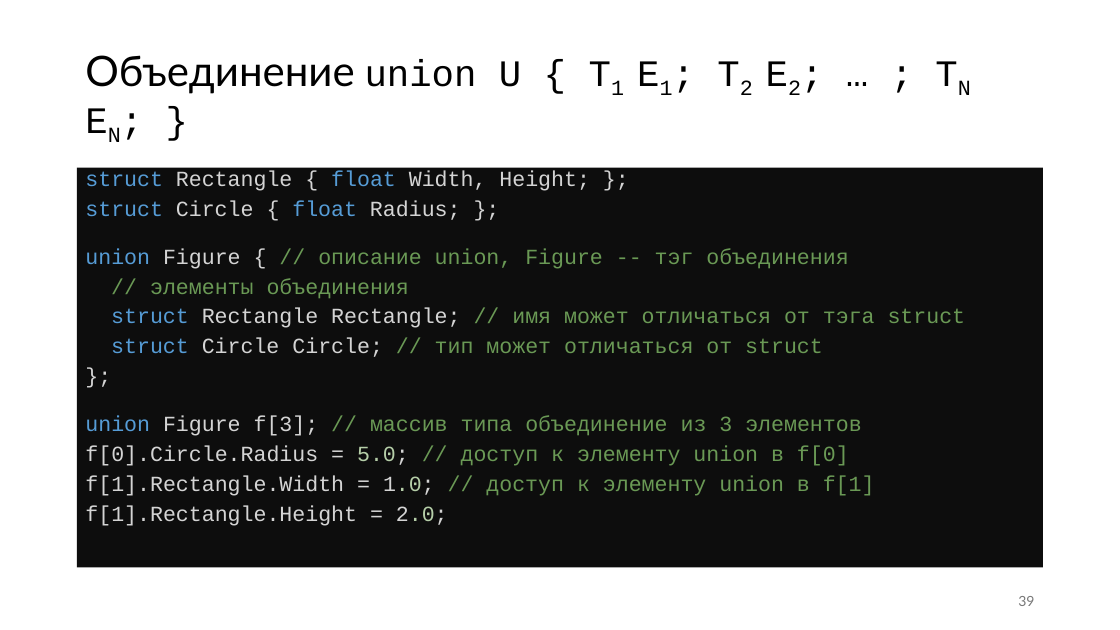
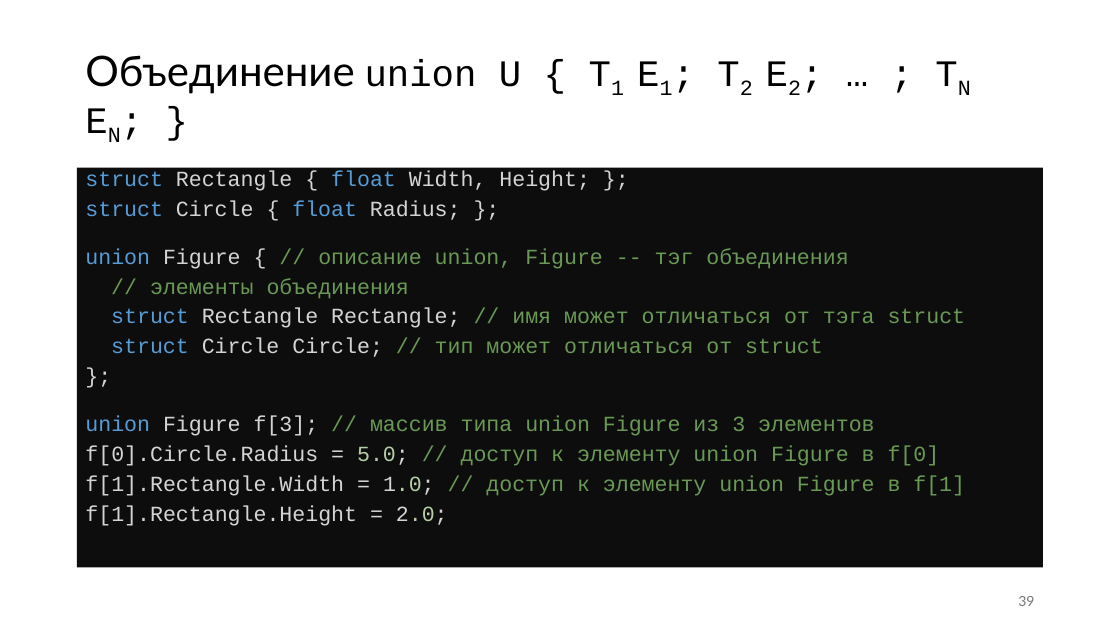
Before and after one commit to Evgueni-Petrov-aka-espetrov/Algorithms-and-Programming-in-C-pptx, a slide deck: slide 39 of 001 Типы языка Си.pptx. Drawn at 1120x630 pixels with LibreOffice and Linux fonts; fonts in the diff are those of the drawing. Boxes give left, top, right and bottom in pixels: in the first picture for what was removed or moved away, otherwise in the second. Text is boxed around its words. In the diff, an @@ line names an element or a change of style, - is before the commit and + after.

```diff
--- a/001 Типы языка Си.pptx
+++ b/001 Типы языка Си.pptx
@@ text at (x1=85, y1=416, x2=965, y2=496): text changed @@
-union Figure f[3]; // массив типа объединение из 3 элементов
-f[0].Circle.Radius = 5.0; // доступ к элементу union в f[0]
-f[1].Rectangle.Width = 1.0; // доступ к элементу union в f[1]
+union Figure f[3]; // массив типа union Figure из 3 элементов
+f[0].Circle.Radius = 5.0; // доступ к элементу union Figure в f[0]
+f[1].Rectangle.Width = 1.0; // доступ к элементу union Figure в f[1]
```
Also in this commit, not shown: 16 other slides changed, 1 other file.
